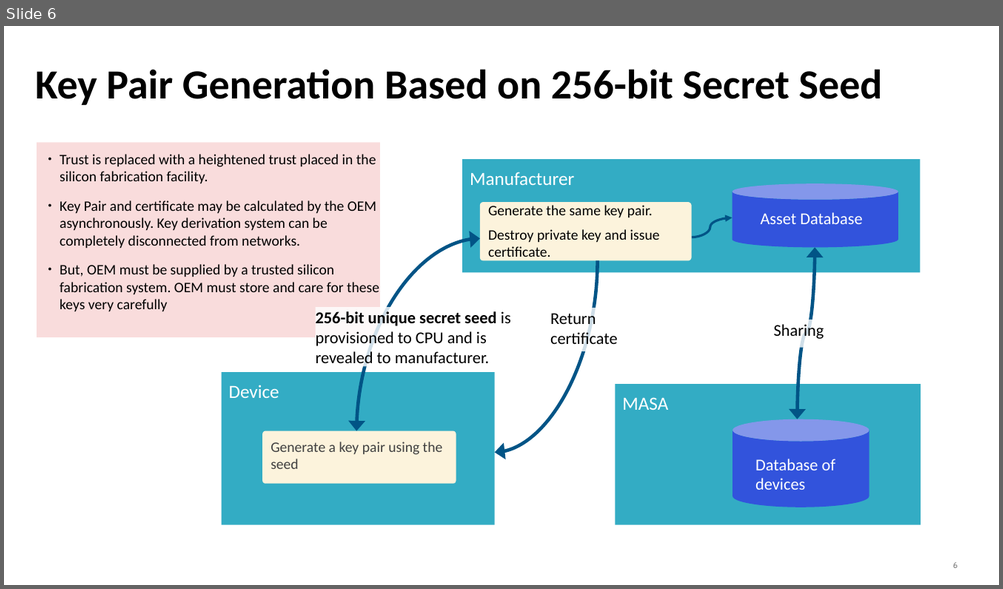
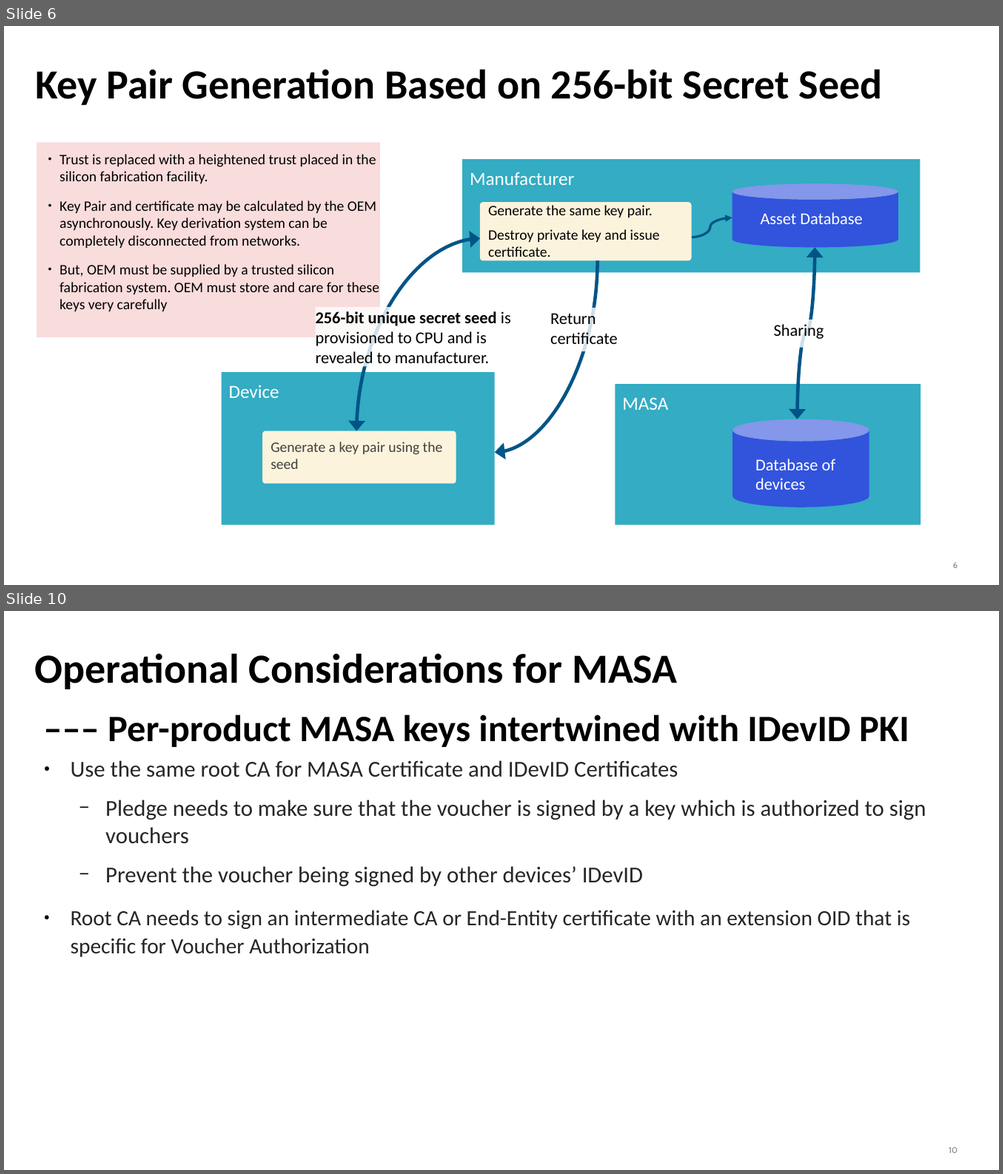
Before and after one commit to mcr/masa-operational-considerations, a slide deck: presentations/slides-anima-ietf107-masa-considerations.odp. Shown one above the other, each under a label of ours: slide 6 before the commit, slides 6 and 10 after it; the slides between them are not shown. The pictures are 1003x589 and 1003x1174 pixels, drawn with LibreOffice and Linux fonts; fonts in the diff are those of the drawing. Boxes give left, top, right and bottom in pixels: in the first picture for what was removed or moved away, otherwise in the second. Text is boxed around its words. In the diff, an @@ line names an element or a change of style, - is before the commit and + after.

```diff
--- a/presentations/slides-anima-ietf107-masa-considerations.odp
+++ b/presentations/slides-anima-ietf107-masa-considerations.odp
@@ slide 10 added at (4,611,999,1170), background #FFFFFF; not listed: 1 template element that a slide beside it also shows @@
@@ title added at (35,653,677,689), 40 pt, text #000000, bold @@
+Operational Considerations for MASA
@@ title added at (108,715,909,747), 36 pt, text #000000, bold @@
+––– Per-product MASA keys intertwined with IDevID PKI
@@ text added at (71,760,926,957), 22 pt, text #262626 @@
+● Use the same root CA for MASA Certificate and IDevID Certificates
+  − Pledge needs to make sure that the voucher is signed by a key which is authorized to sign vouchers
+  − Prevent the voucher being signed by other devices’ IDevID
+● Root CA needs to sign an intermediate CA or End-Entity certificate with an extension OID that is specific for Voucher Authorization
```
Also in this commit, not shown: 1 slide changed, 6 other slides added.
